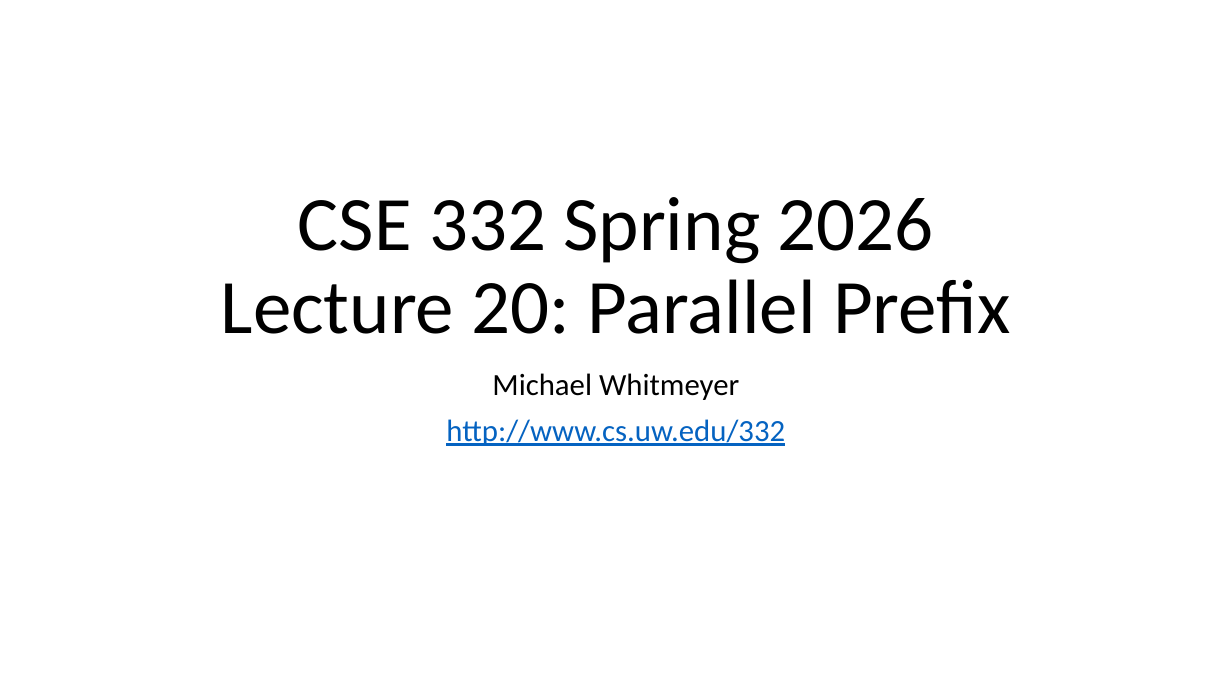
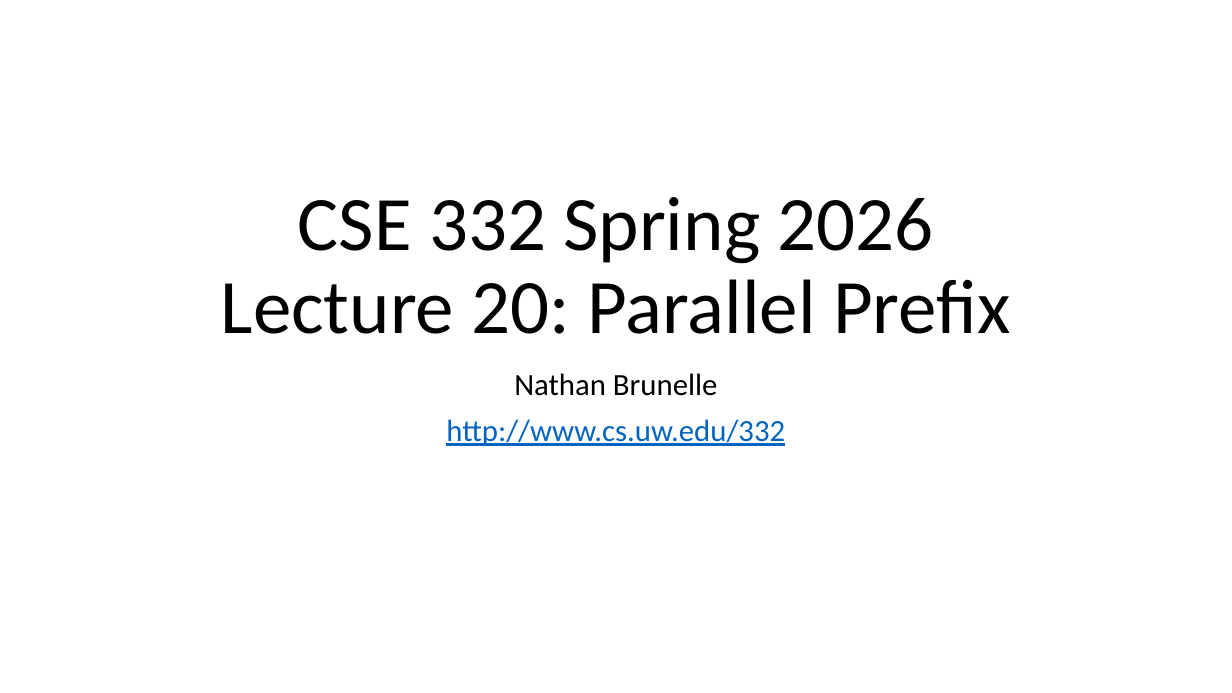
Before and after one commit to natebrunelle/cse332, a slide deck: slide 1 of markdown/files/slides/lecture20_parallelprefix.pptx. Drawn at 1232x693 pixels with LibreOffice and Linux fonts; fonts in the diff are those of the drawing. Boxes give left, top, right and bottom in pixels: in the first picture for what was removed or moved away, otherwise in the second. Text is boxed around its words. In the diff, an @@ line names an element or a change of style, - is before the commit and + after.

```diff
--- a/markdown/files/slides/lecture20_parallelprefix.pptx
+++ b/markdown/files/slides/lecture20_parallelprefix.pptx
@@ subtitle at (x1=514, y1=373, x2=718, y2=396): text changed @@
-Michael Whitmeyer
+Nathan Brunelle
```
Also in this commit, not shown: 8 other files.
